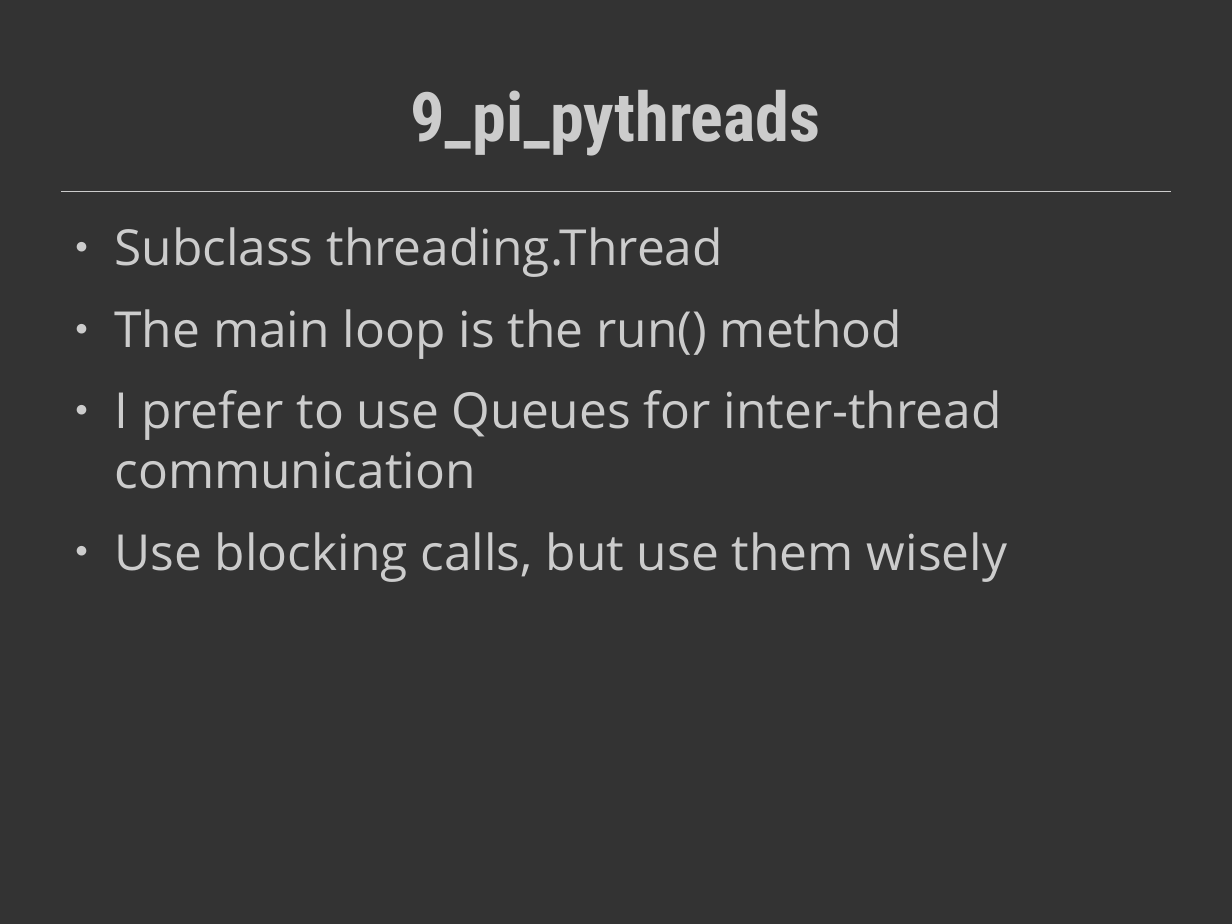
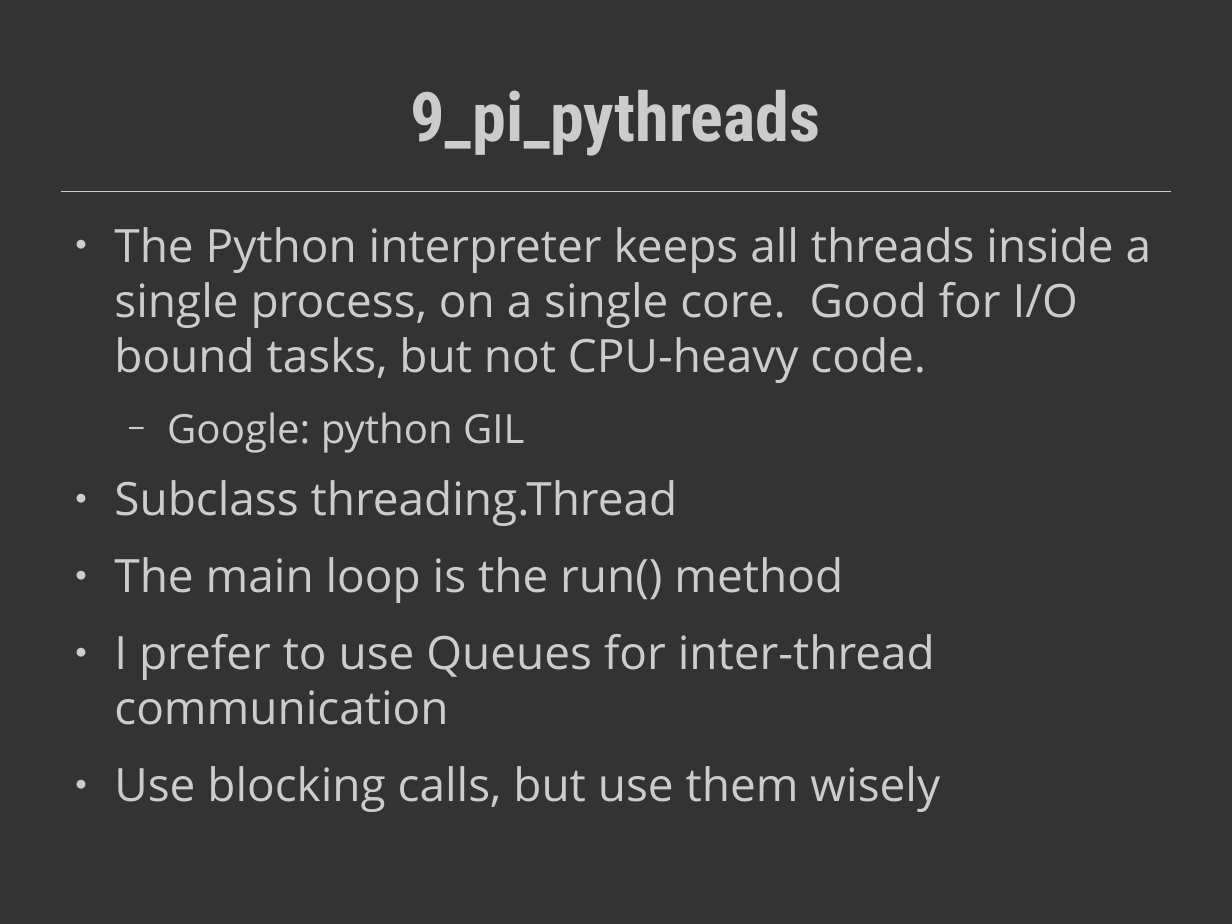
Before and after one commit to krishardy/abqpy-pyside, a slide deck: slide 21 of slides.odp. Drawn at 1232x924 pixels with LibreOffice and Linux fonts; fonts in the diff are those of the drawing. Boxes give left, top, right and bottom in pixels: in the first picture for what was removed or moved away, otherwise in the second. Text is boxed around its words. In the diff, an @@ line names an element or a change of style, - is before the commit and + after.

```diff
--- a/slides.odp
+++ b/slides.odp
@@ text at (114,227,1152,453): paragraphs added @@
+● The Python interpreter keeps all threads inside a single process, on a single core. Good for I/O bound tasks, but not CPU-heavy code.
+  − Google: python GIL
@@ text at (114,480,940,812): size 32 to 29.6 pt in "Subclass threading.Thread", "The main loop is the run() method", "I prefer to use Queues for inter-thread ...", "Use blocking calls, but use them wisely" @@
```
Also in this commit, not shown: 1 other slide changed, 1 other file.
